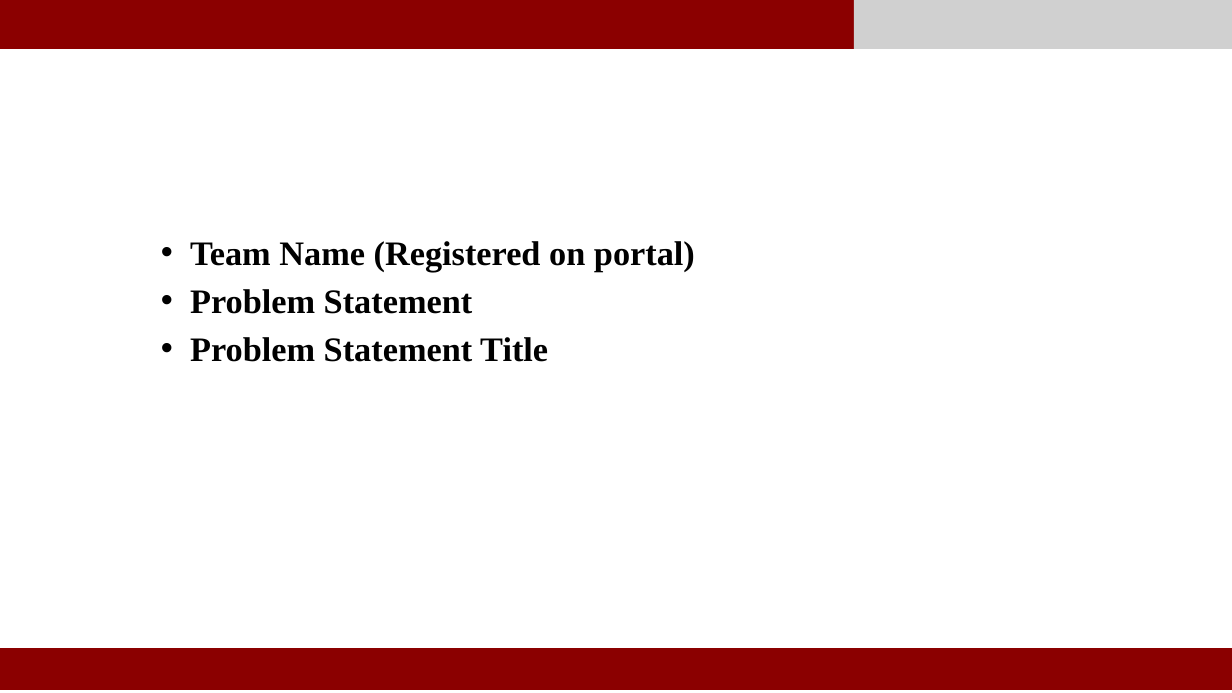
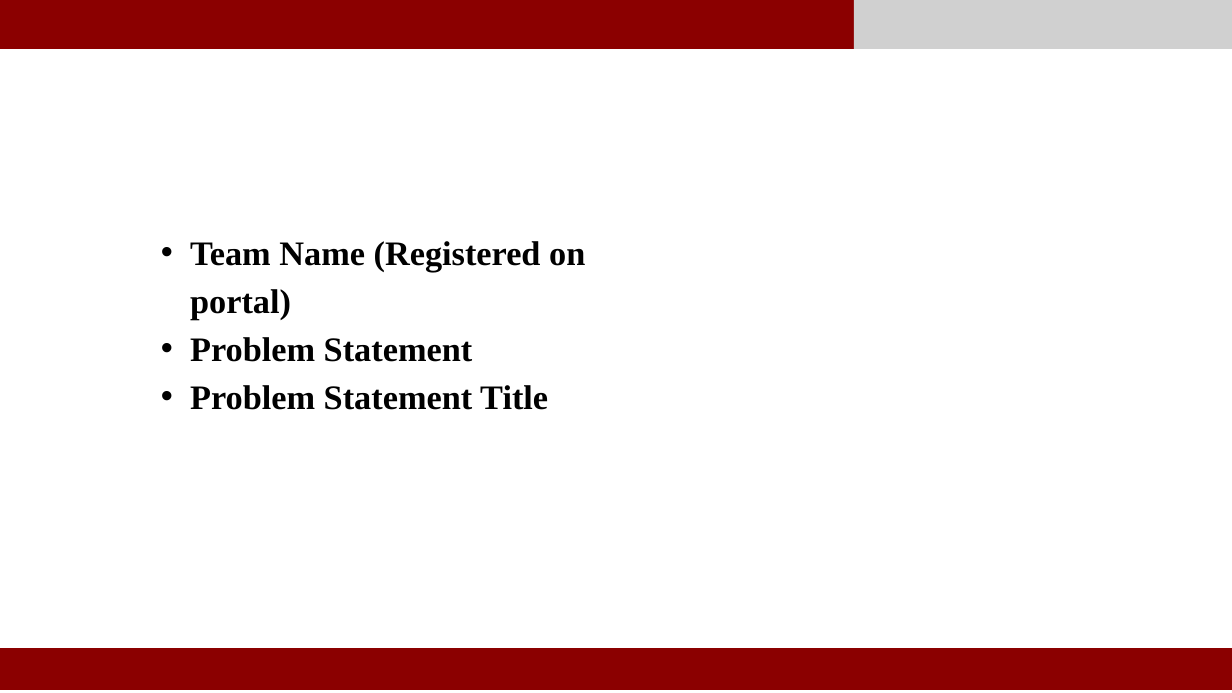
Before and after one commit to Ro706/Enthusia, a slide deck: slide 1 of public/SITnovatePresentationTemplate.pptx. Drawn at 1232x693 pixels with LibreOffice and Linux fonts; fonts in the diff are those of the drawing; grey boxes stand for pictures. Boxes give left, top, right and bottom in pixels: in the first picture for what was removed or moved away, otherwise in the second. Text is boxed around its words. In the diff, an @@ line names an element or a change of style, - is before the commit and + after.

```diff
--- a/public/SITnovatePresentationTemplate.pptx
+++ b/public/SITnovatePresentationTemplate.pptx
@@ text "Team Name (Registered on portal)" rewrapped from (190,241,695,362) to (190,241,585,410) @@
```
Also in this commit, not shown: 5 other slides changed, 1 slide added, 1 other file.
